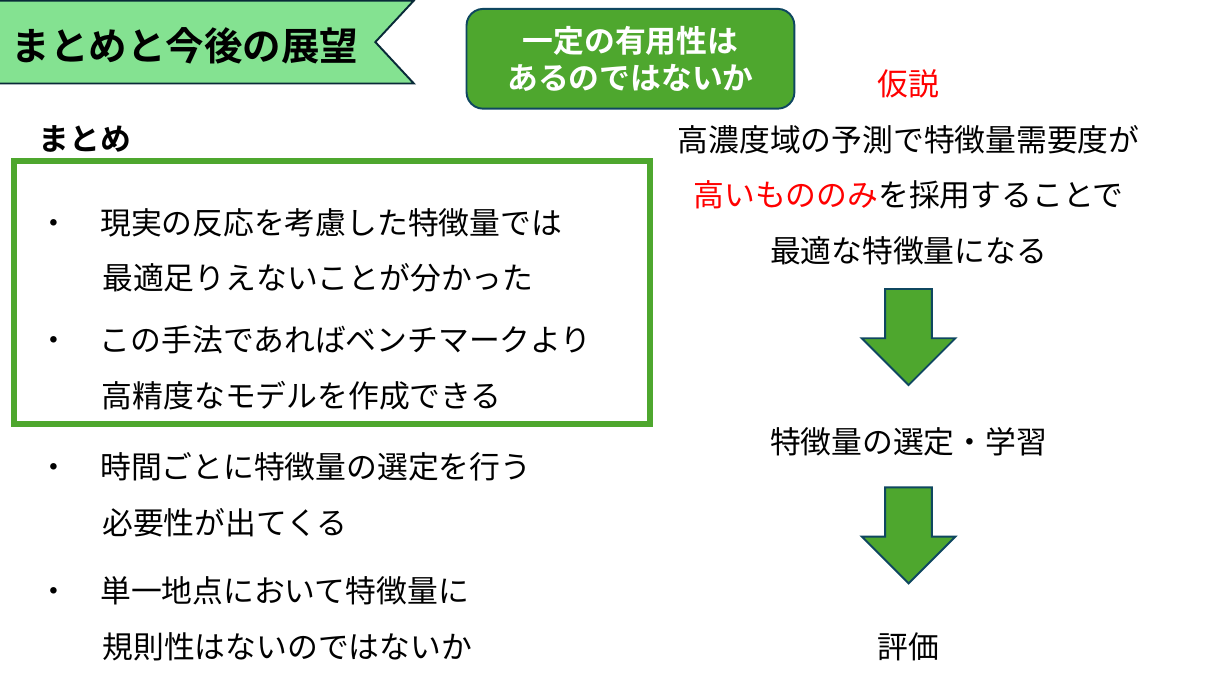
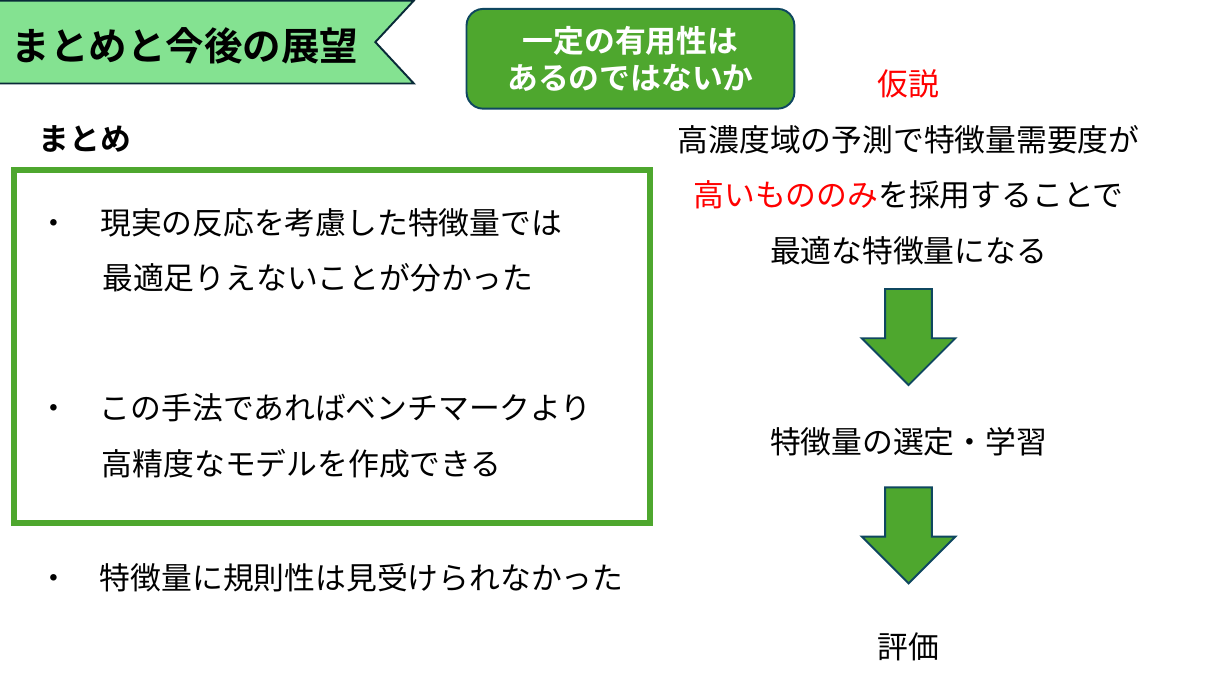
Before and after one commit to Tatsuki0623/lab, a slide deck: slide 15 of out_data/21T7-008.pptx. Drawn at 1232x693 pixels with LibreOffice and Linux fonts; fonts in the diff are those of the drawing. Boxes give left, top, right and bottom in pixels: in the first picture for what was removed or moved away, otherwise in the second. Text is boxed around its words. In the diff, an @@ line names an element or a change of style, - is before the commit and + after.

```diff
--- a/out_data/21T7-008.pptx
+++ b/out_data/21T7-008.pptx
@@ rectangle: place and size @@
-rectangle at (14,162,651,425)
+rectangle at (14,170,651,523)
@@ text "・ この手法であればベンチマークより 高精度なモデルを作成できる": place and size @@
-text "・ この手法であればベンチマークより 高精度なモデルを作成できる" at (38,325,592,410)
+text "・ この手法であればベンチマークより 高精度なモデルを作成できる" at (38,393,592,478)
@@ text removed at (39,452,531,537) @@
-・ 時間ごとに特徴量の選定を行う
-必要性が出てくる
@@ text "・ 特徴量に規則性は見受けられなかった" at (38,563,624,592): vertical alignment middle to top @@
@@ text at (38,563,624,592): text changed @@
-・ 単一地点において特徴量に
-規則性はないのではないか
+・ 特徴量に規則性は見受けられなかった
```
Also in this commit, not shown: 12 other slides changed, 2 other files.
